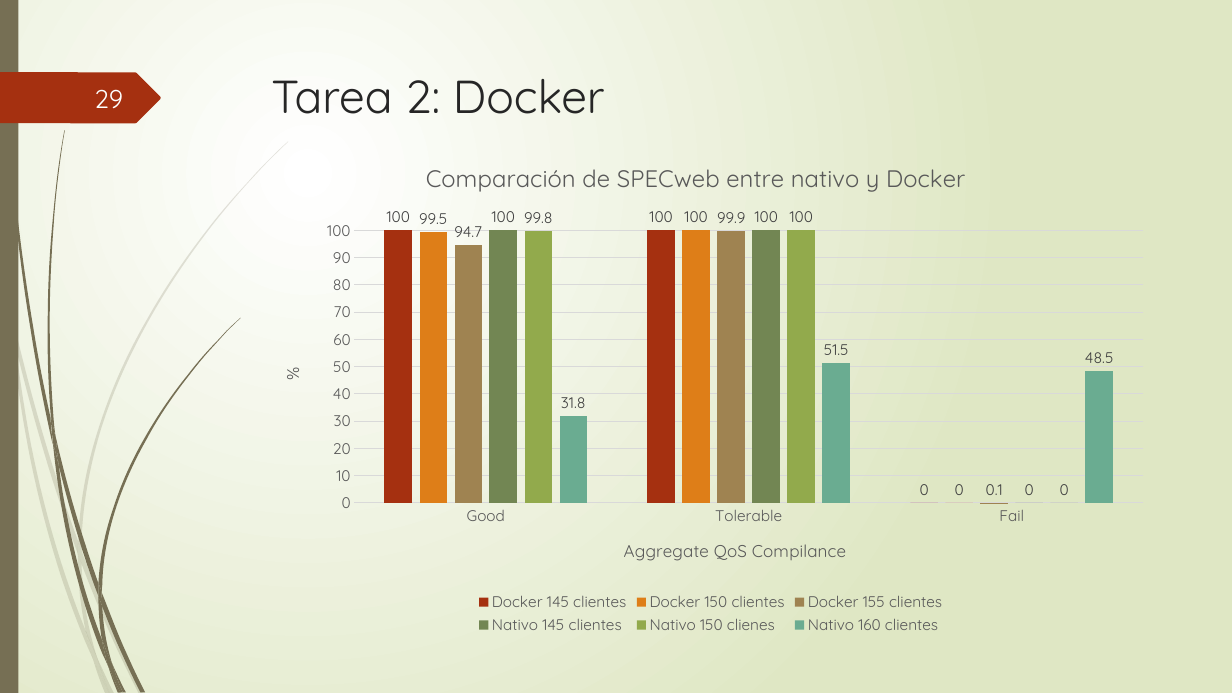
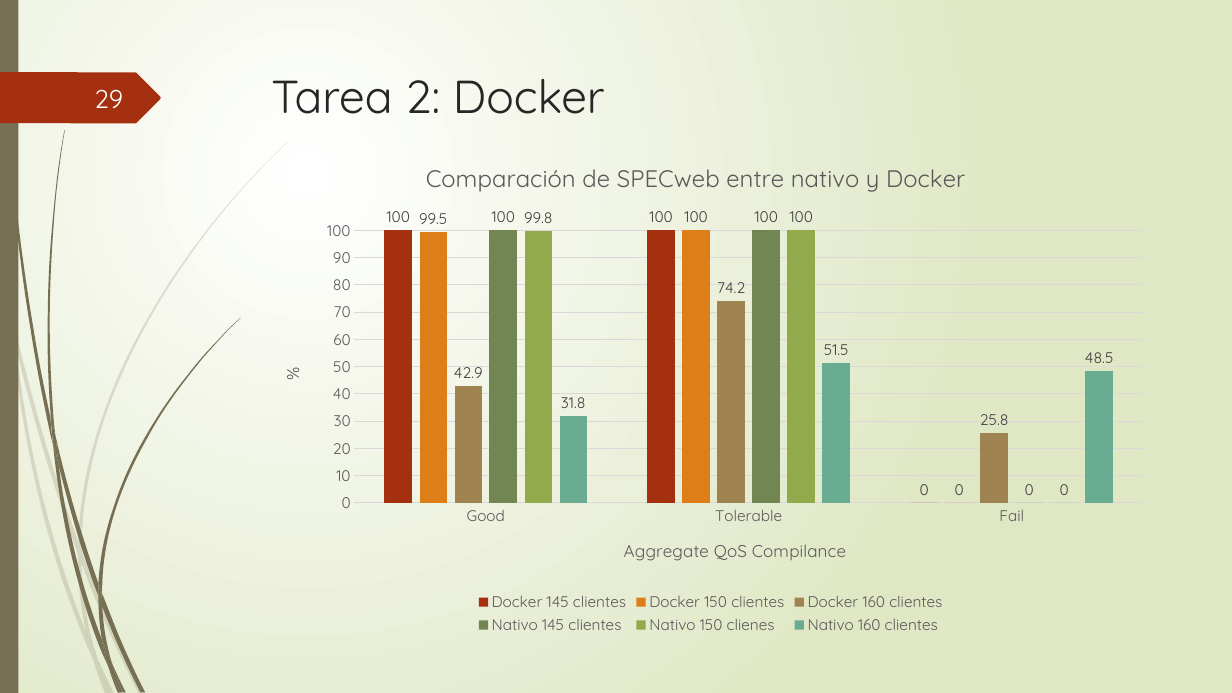
Before and after one commit to rebecabarcena/SVS, a slide deck: slide 29 of presentaciones/presentacion.pptx. Drawn at 1232x693 pixels with LibreOffice and Linux fonts; fonts in the diff are those of the drawing. Boxes give left, top, right and bottom in pixels: in the first picture for what was removed or moved away, otherwise in the second. Text is boxed around its words. In the diff, an @@ line names an element or a change of style, - is before the commit and + after.

```diff
--- a/presentaciones/presentacion.pptx
+++ b/presentaciones/presentacion.pptx
@@ column chart at (261, 157, 1162, 638) @@
-Docker 155 clientes: 94.7, 99.9, 0.1
+Docker 160 clientes: 42.9, 74.2, 25.8
```
Also in this commit, not shown: 1 other slide changed, 1 slide added, 1 other file.
